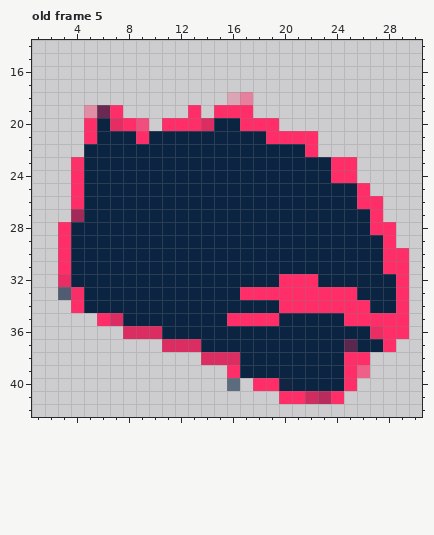
A pixel-art file gets an edit: Asesprite/player.aseprite. The picture above was drawn from the file before the commit.
32x48 pixels, 19 frames. Pixels under 10% opacity are left out. Colours within 5 levels of each other are drawn and written as one. Shown: old frame 5: x 1..30, y 14..42. The commit also changed other frames, which this record leaves out.
After the commit:
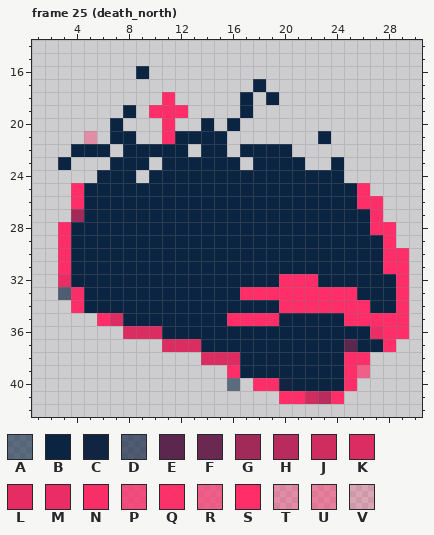
Palette (. is transparent): A #0a244194  B #0a2441  C #112442  D #132542ab  E #5c274e  F #6b2850  G #a12a59  H #ba2b5d  J #cf2c60  K #dc2d62  L #e52d64  M #eb2d65  N #f72e67  P #fb2d68ca  Q #fb2e67f9  R #ff2d68ae  S #ff2e68  T #ff2f6867  U #ff2f687d  V #ff306840
A new or re-ordered frame is compared with the old frame closest to it.
From old to new:
frames 19 -> 29
Frame 25 (death_north) is new; against old frame 5:
The edit adds colour B in row 16 at x 9; in row 17 at x 18; in row 18 at x 19; in row 19 at x 8; in row 21 at x 23; in row 22 at x 4.
The edit adds colour B in row 23 at x 3.
Colour K gives way to colour B in row 20 at x 14.
Colour L gives way to colour B in row 20 at x 7.
Colour S gives way to colour B in row 19 at x 17; in rows 23 to 24 at x 24.
Colour U gives way to colour B in row 18 at x 17.
The edit adds colour S in row 18 at x 11; in row 19 at x 10 to 12.
Colour B gives way to colour S in row 21 at x 11.
Colour S gives way to colour T in row 21 at x 5.
Colour B is removed in row 20 at x 6 and 15; in row 21 at x 6, 10 and 16 to 18; in row 22 at x 7, 13, 16 and 21; in row 23 at x 5 to 6, 10, 17 and 22 to 23; in row 24 at x 5 and 9.
Colour F is removed in row 19 at x 6.
Colour P is removed in row 20 at x 9.
Colour Q is removed in row 23 at x 4.
Colour S is removed in row 19 at x 7, 13 and 15 to 16; in row 20 at x 5, 8, 12 to 13 and 17 to 19; in row 21 at x 9 and 19 to 22; in row 22 at x 22; in row 23 at x 25; in row 24 at x 4 and 25.
Colour T is removed in row 19 at x 5.
Colour V is removed in row 18 at x 16.
